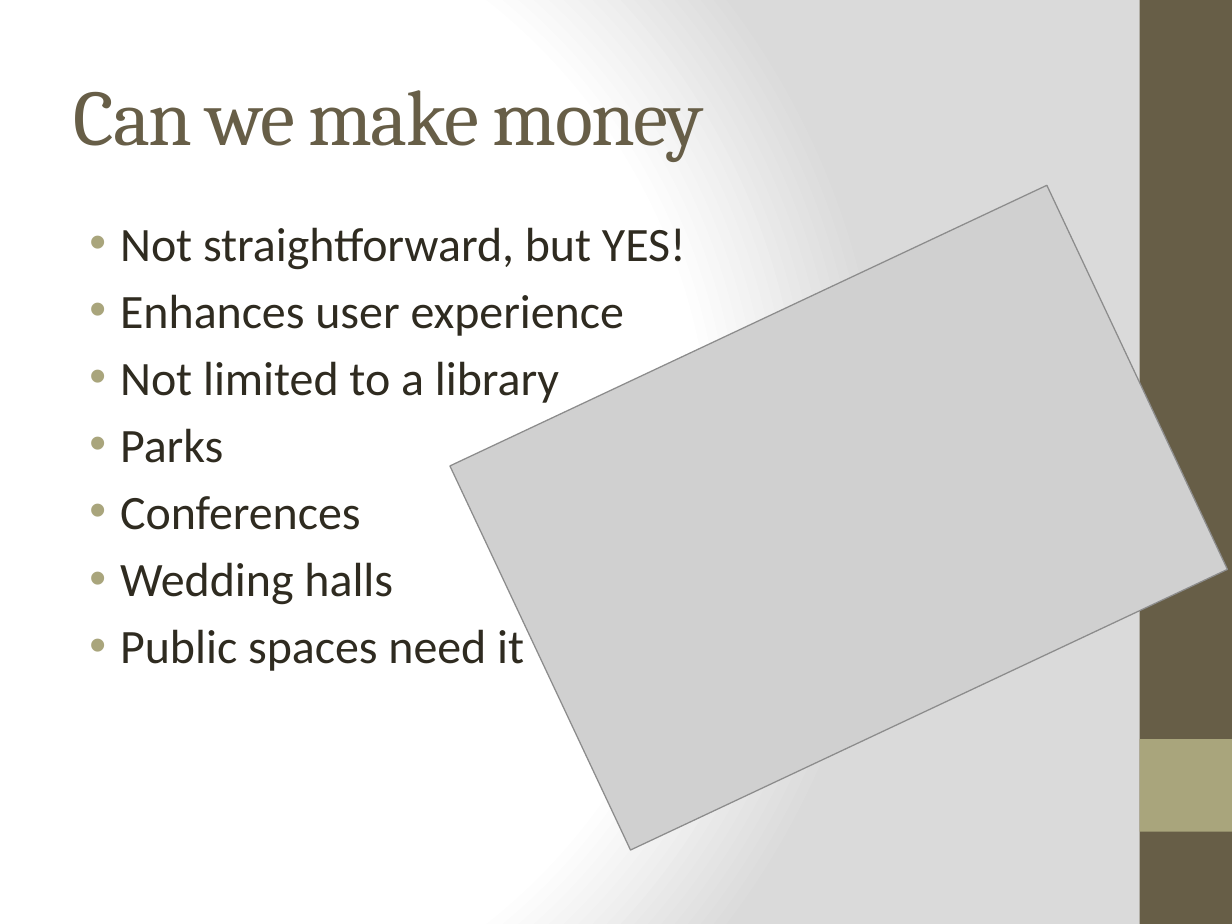
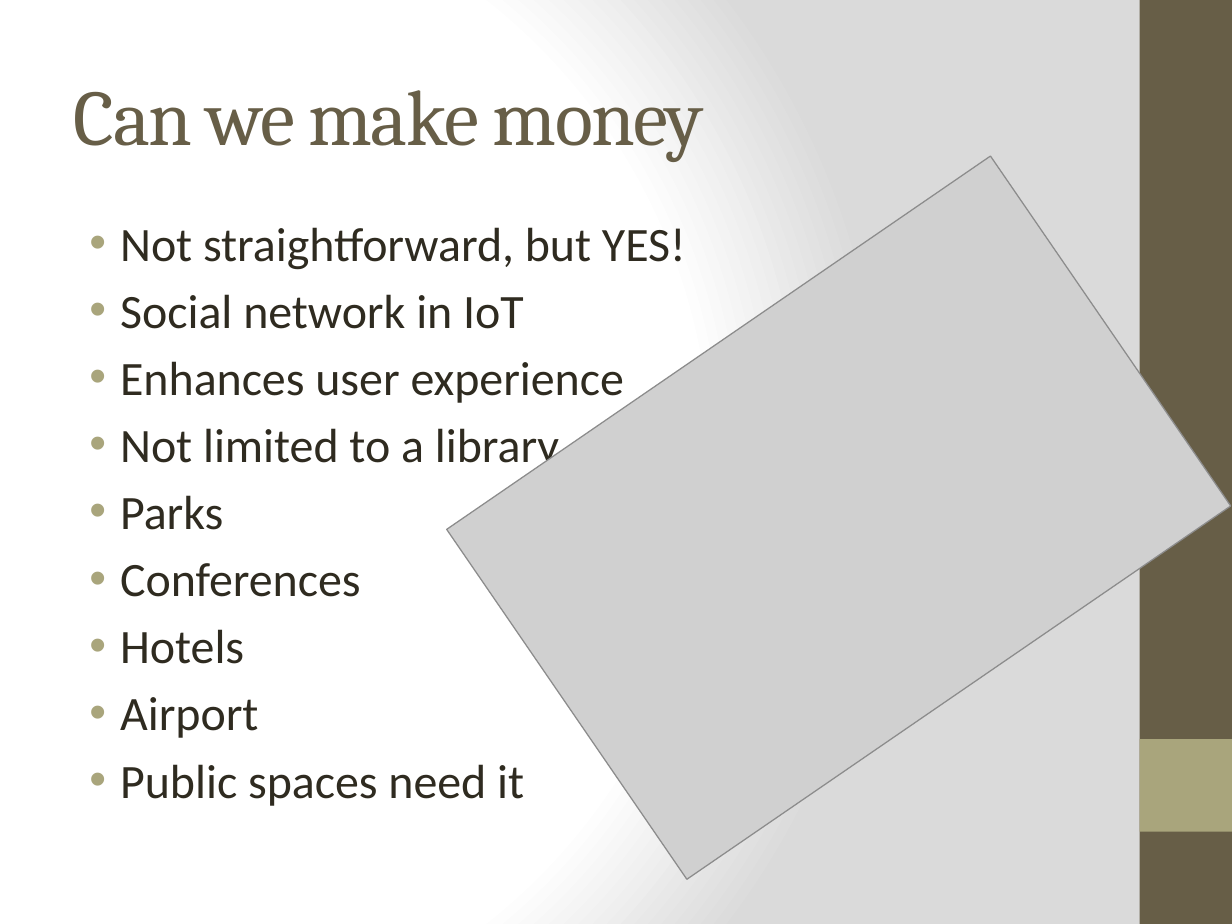
Before and after one commit to IoThingers/TermProject, a slide deck: slide 7 of FinalPresentation.pptx. Drawn at 1232x924 pixels with LibreOffice and Linux fonts; fonts in the diff are those of the drawing; grey boxes stand for pictures; background and template pictures are left out. Boxes give left, top, right and bottom in pixels: in the first picture for what was removed or moved away, otherwise in the second. Text is boxed around its words. In the diff, an @@ line names an element or a change of style, - is before the commit and + after.

```diff
--- a/FinalPresentation.pptx
+++ b/FinalPresentation.pptx
@@ picture at (446,156,1230,880): rotation 334 to 325 degrees @@
@@ text at (120,294,524,329): paragraph added @@
+• Social network in IoT
@@ text at (120,629,258,738): text changed @@
-• Wedding halls
+• Hotels
+• Airport
```
Also in this commit, not shown: 1 other slide changed, 1 slide removed, 12 other files.
